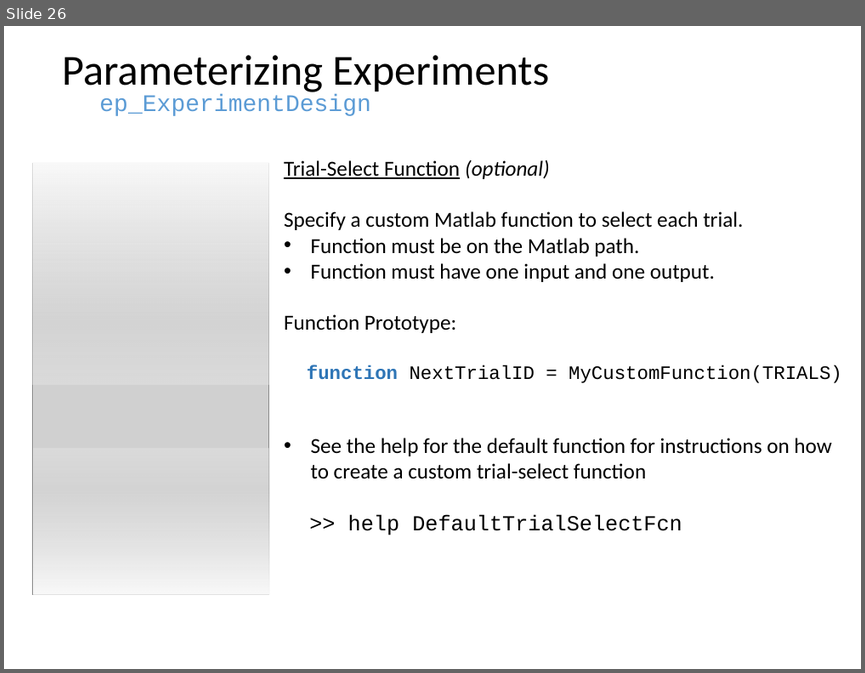
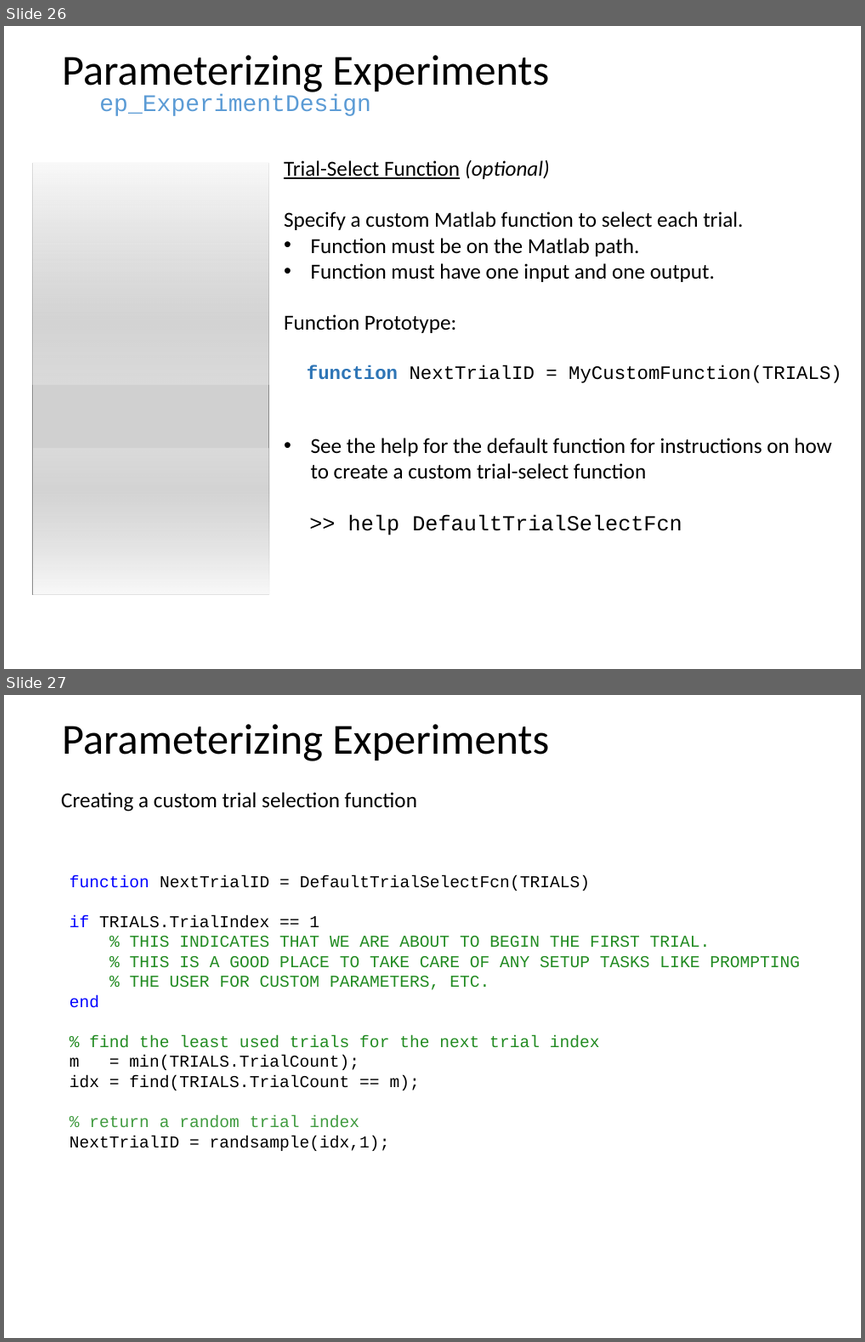
Before and after one commit to dstolz/epsych, a slide deck: trunk/Intro_to_ElectroPsych_Toolbox.pptx. Shown one above the other, each under a label of ours: slide 26 before the commit, slides 26 and 27 after it. The pictures are 865x673 and 865x1342 pixels, drawn with LibreOffice and Linux fonts; fonts in the diff are those of the drawing; grey boxes stand for pictures. Boxes give left, top, right and bottom in pixels: in the first picture for what was removed or moved away, otherwise in the second. Text is boxed around its words. In the diff, an @@ line names an element or a change of style, - is before the commit and + after.

```diff
--- a/trunk/Intro_to_ElectroPsych_Toolbox.pptx
+++ b/trunk/Intro_to_ElectroPsych_Toolbox.pptx
@@ slide 27 added at (x1=4, y1=695, x2=861, y2=1338), background #FFFFFF @@
@@ text added at (x1=62, y1=724, x2=549, y2=761), 36 pt, text #000000 @@
+Parameterizing Experiments
@@ text added at (x1=61, y1=792, x2=417, y2=811), 18 pt, text #000000 @@
+Creating a custom trial selection function
@@ text added at (x1=69, y1=875, x2=800, y2=1151), 14 pt, text #228B22 @@
+function NextTrialID = DefaultTrialSelectFcn(TRIALS)
+if TRIALS.TrialIndex == 1
+% THIS INDICATES THAT WE ARE ABOUT TO BEGIN THE FIRST TRIAL.
+% THIS IS A GOOD PLACE TO TAKE CARE OF ANY SETUP TASKS LIKE PROMPTING
+% THE USER FOR CUSTOM PARAMETERS, ETC.
+end
+% find the least used trials for the next trial index
+m = min(TRIALS.TrialCount);
+idx = find(TRIALS.TrialCount == m);
+% return a random trial index
+NextTrialID = randsample(idx,1);
```
Also in this commit, not shown: 4 slides changed, 8 other slides added, 1 slide removed, 4 other files.
